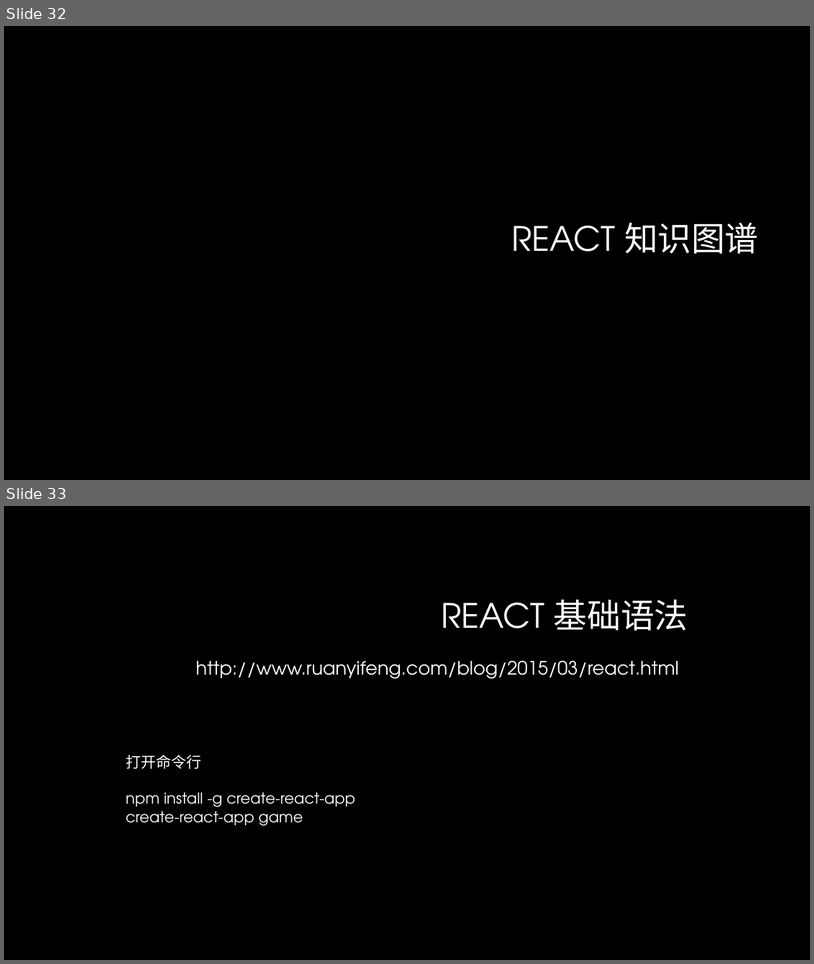
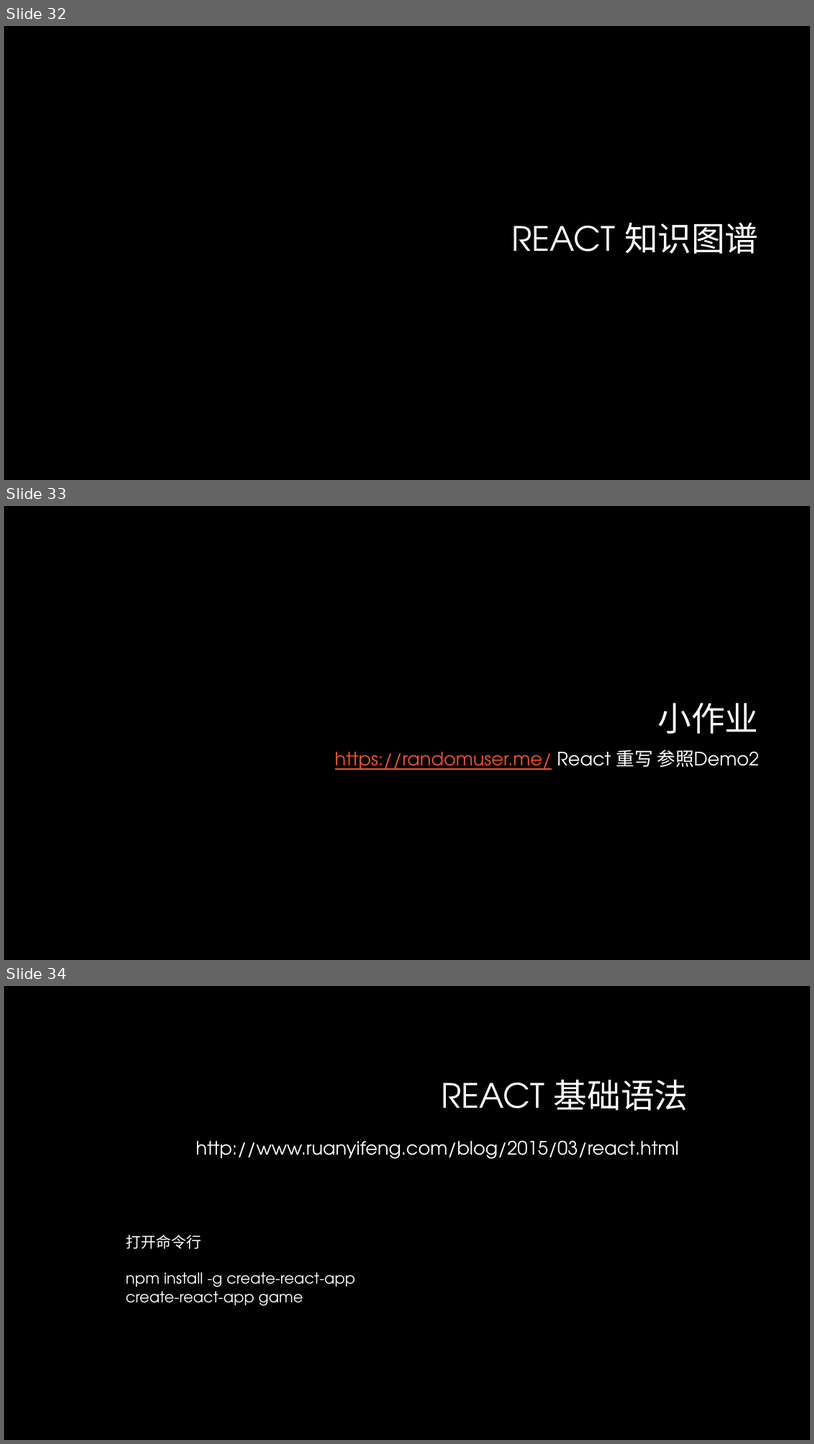
Before and after one commit to lee813/ECVFrontend, a slide deck: 前端课程.pptx. Shown one above the other, each under a label of ours: slides 32 and 33 before the commit, slides 32, 33 and 34 after it. The pictures are 814x964 and 814x1444 pixels, drawn with LibreOffice and Linux fonts; fonts in the diff are those of the drawing; background and template pictures are left out. Boxes give left, top, right and bottom in pixels: in the first picture for what was removed or moved away, otherwise in the second. Text is boxed around its words. In the diff, an @@ line names an element or a change of style, - is before the commit and + after.

```diff
--- a/前端课程.pptx
+++ b/前端课程.pptx
@@ slide 33 added at [4,506,810,960], background #000000 @@
@@ title added at [658,703,759,734], 40 pt, text #FFFFFF @@
+小作业
@@ text added at [335,749,759,770], 22 pt, text #F0532B, underline @@
+https://randomuser.me/ React 重写 参照Demo2
@@ what was slide 33 is now slide 34 @@
```
Also in this commit, not shown: 4 other files.
